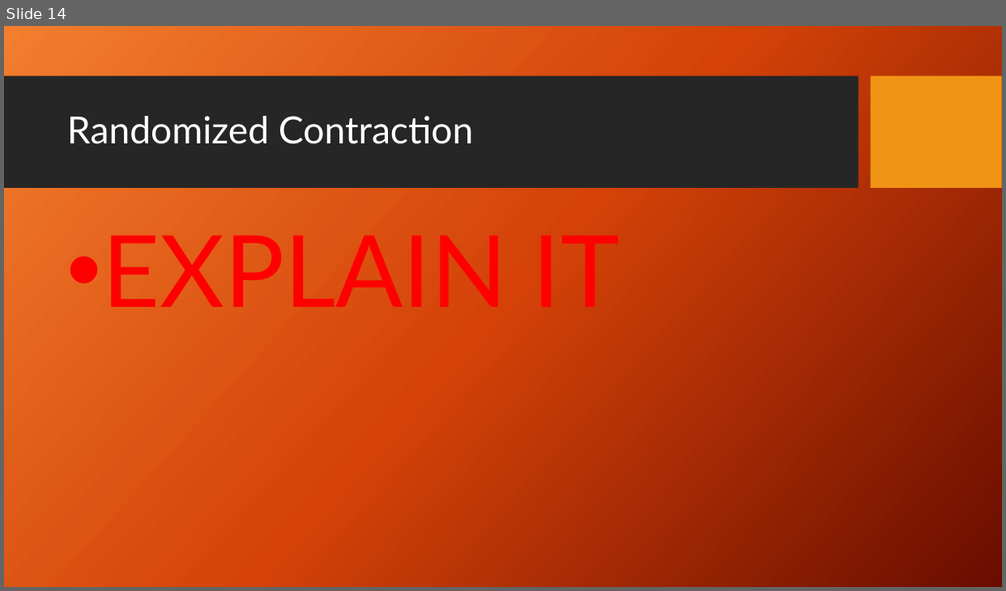
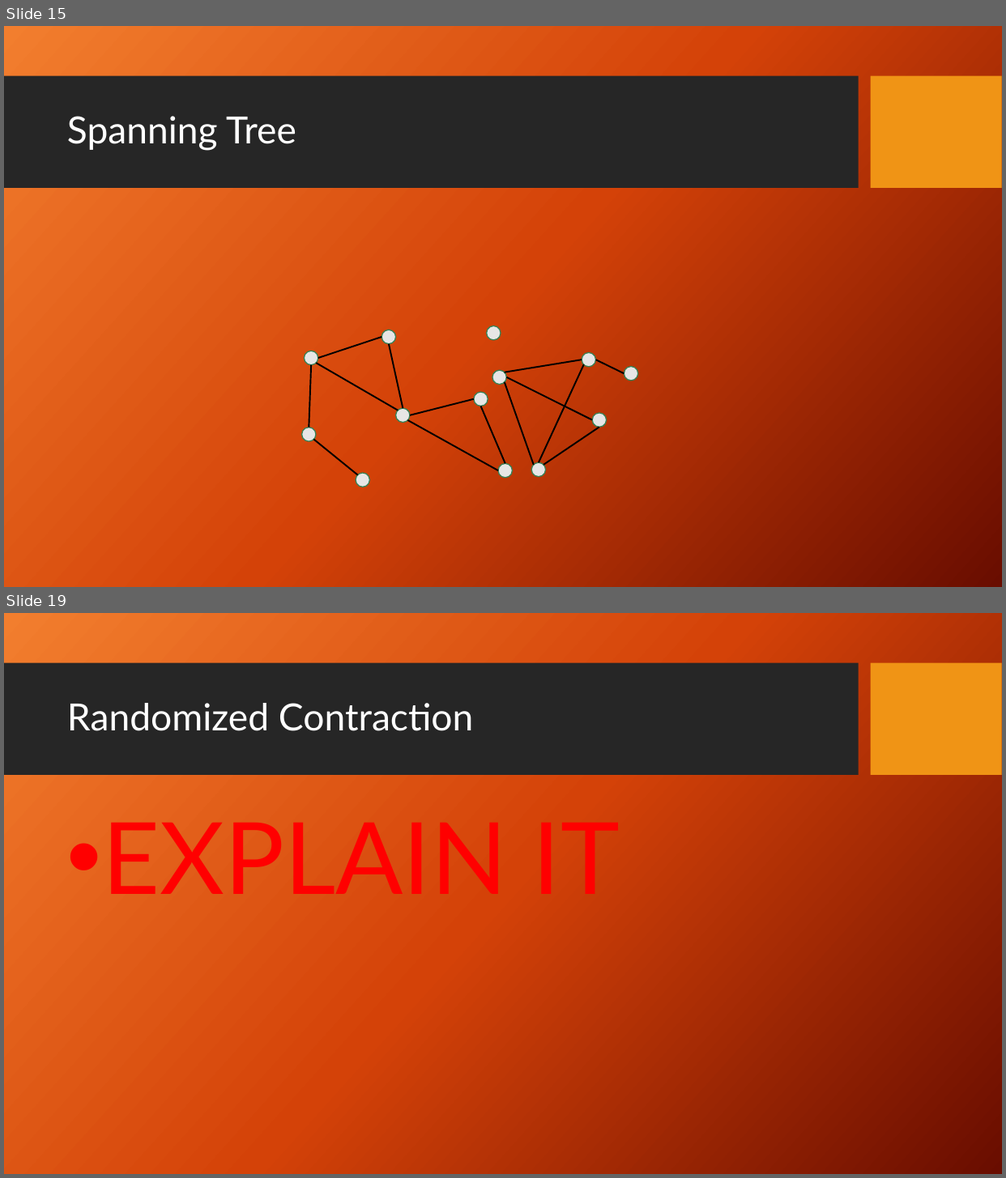
Before and after one commit to Aphlax/Parallelepipeds, a slide deck: FinalPresentation_Parallel Connected Components.pptx. Shown one above the other, each under a label of ours: slide 14 before the commit, slides 15 and 19 after it; the slides between them are not shown. The pictures are 1006x591 and 1006x1178 pixels, drawn with LibreOffice and Linux fonts; fonts in the diff are those of the drawing; background and template pictures are left out. Boxes give left, top, right and bottom in pixels: in the first picture for what was removed or moved away, otherwise in the second. Text is boxed around its words. In the diff, an @@ line names an element or a change of style, - is before the commit and + after.

```diff
--- a/FinalPresentation_Parallel Connected Components.pptx
+++ b/FinalPresentation_Parallel Connected Components.pptx
@@ slide 15 added at <box>4,26,1002,587</box>, background picture (left out); not listed: 2 template elements that a slide beside it also shows @@
@@ title added at <box>67,116,296,151</box>, 36 pt, text #FFFFFF @@
+Spanning Tree
@@ line added from (318, 358) to (382, 337), #000000 1.5 pt @@
@@ ellipse added at <box>382,330,396,344</box>, fill #E7E6E6, outline #378155 1 pt @@
@@ ellipse added at <box>487,327,501,340</box>, fill #E7E6E6, outline #378155 1 pt @@
@@ ellipse added at <box>305,351,318,365</box>, fill #E7E6E6, outline #378155 1 pt @@
@@ line added from (311, 365) to (309, 428), #000000 1.5 pt @@
@@ line added from (316, 363) to (398, 411), #000000 1.5 pt @@
@@ line added from (403, 408) to (389, 344), #000000 1.5 pt @@
@@ group added at <box>493,353,638,477</box>: 6 lines, 5 ellipses @@
@@ ellipse added at <box>395,408,410,423</box>, fill #E7E6E6, outline #378155 1 pt @@
@@ line added from (410, 416) to (474, 399), #000000 1.5 pt @@
@@ ellipse added at <box>474,392,488,407</box>, fill #E7E6E6, outline #378155 1 pt @@
@@ line added from (481, 407) to (505, 464), #000000 1.5 pt @@
@@ ellipse added at <box>302,428,316,442</box>, fill #E7E6E6, outline #378155 1 pt @@
@@ line added from (408, 420) to (498, 471), #000000 1.5 pt @@
@@ line added from (314, 440) to (358, 476), #000000 1.5 pt @@
@@ ellipse added at <box>356,473,370,487</box>, fill #E7E6E6, outline #378155 1 pt @@
@@ ellipse added at <box>498,464,513,478</box>, fill #E7E6E6, outline #378155 1 pt @@
@@ what was slide 14 is now slide 19 @@
```
Also in this commit, not shown: 5 slides changed, 10 other slides added, 3 slides removed.
